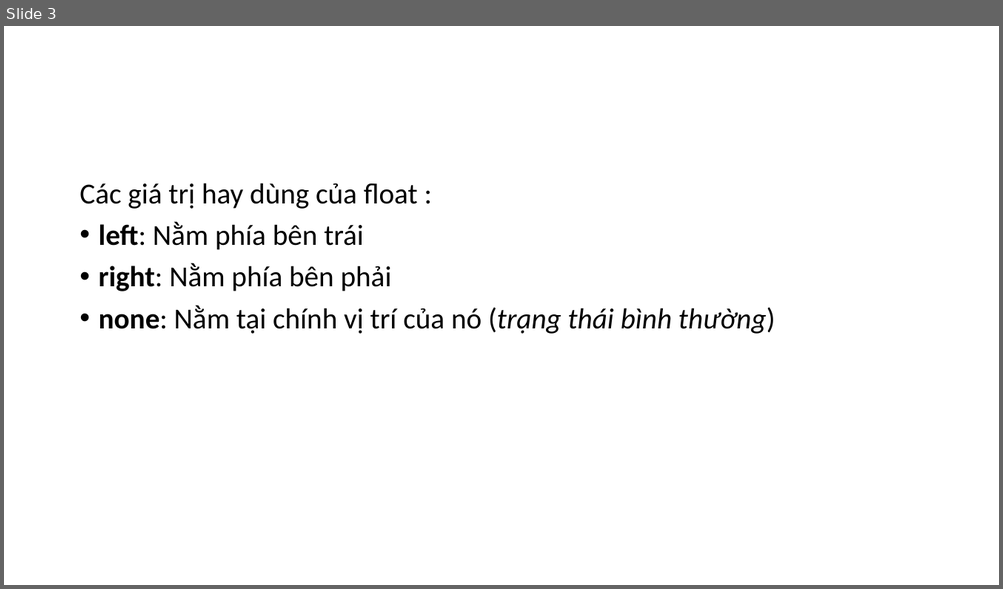
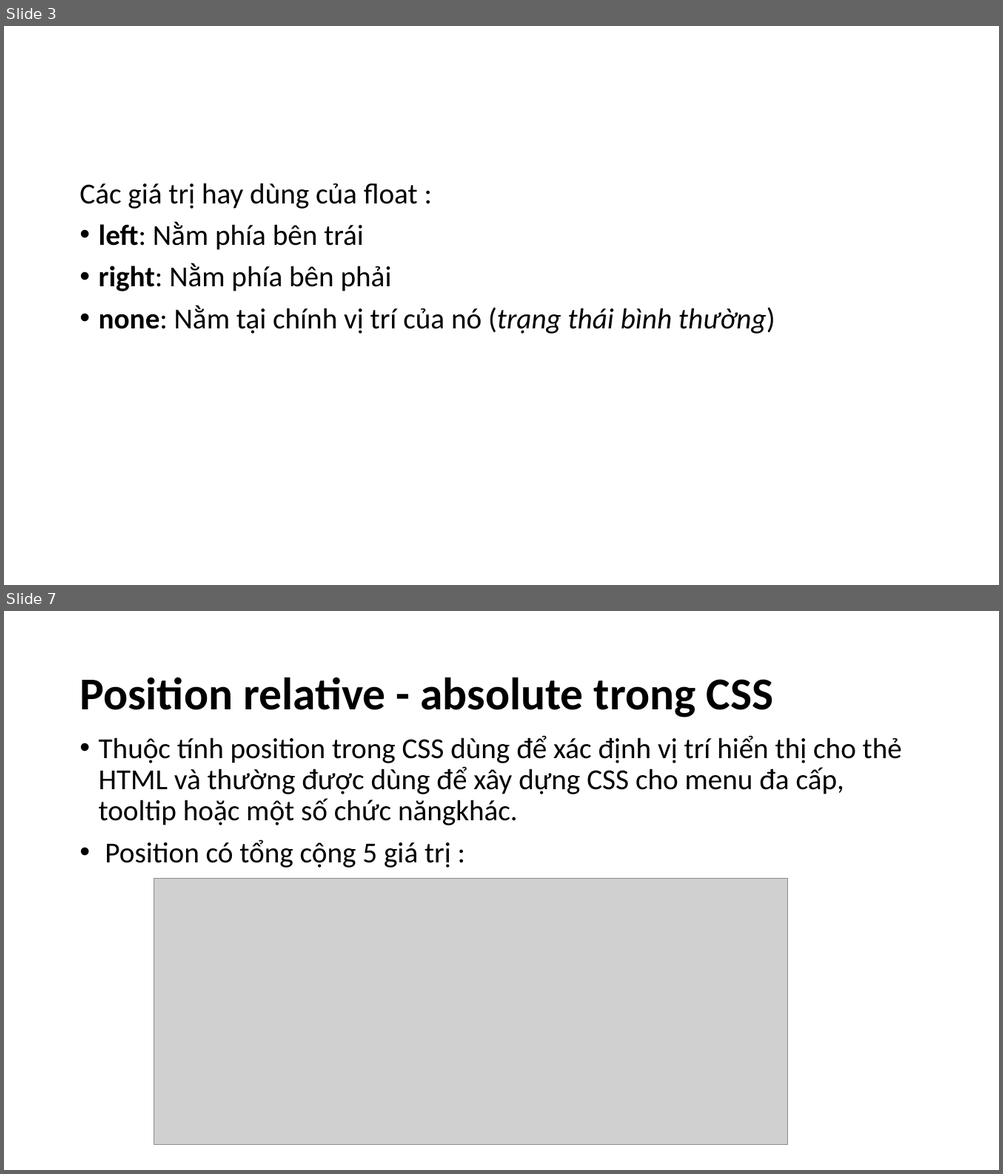
Before and after one commit to hoanghiep8921/ljava1909, a slide deck: slide/Layout.pptx. Shown one above the other, each under a label of ours: slide 3 before the commit, slides 3 and 7 after it; the slides between them are not shown. The pictures are 1003x589 and 1003x1174 pixels, drawn with LibreOffice and Linux fonts; fonts in the diff are those of the drawing; grey boxes stand for pictures. Boxes give left, top, right and bottom in pixels: in the first picture for what was removed or moved away, otherwise in the second. Text is boxed around its words. In the diff, an @@ line names an element or a change of style, - is before the commit and + after.

```diff
--- a/slide/Layout.pptx
+++ b/slide/Layout.pptx
@@ slide 7 added at [4,611,999,1170], background #FFFFFF @@
@@ title added at [79,677,773,718], 44 pt, text #000000, bold @@
+Position relative - absolute trong CSS
@@ text added at [99,735,902,868], 28 pt, text #000000 @@
+• Thuộc tính position trong CSS dùng để xác định vị trí hiển thị cho thẻ HTML và thường được dùng để xây dựng CSS cho menu đa cấp, tooltip hoặc một số chức năngkhác.
+• Position có tổng cộng 5 giá trị :
@@ picture added at [154,878,788,1145] @@
```
Also in this commit, not shown: 5 other slides added, 2 slides removed, 7 other files.
